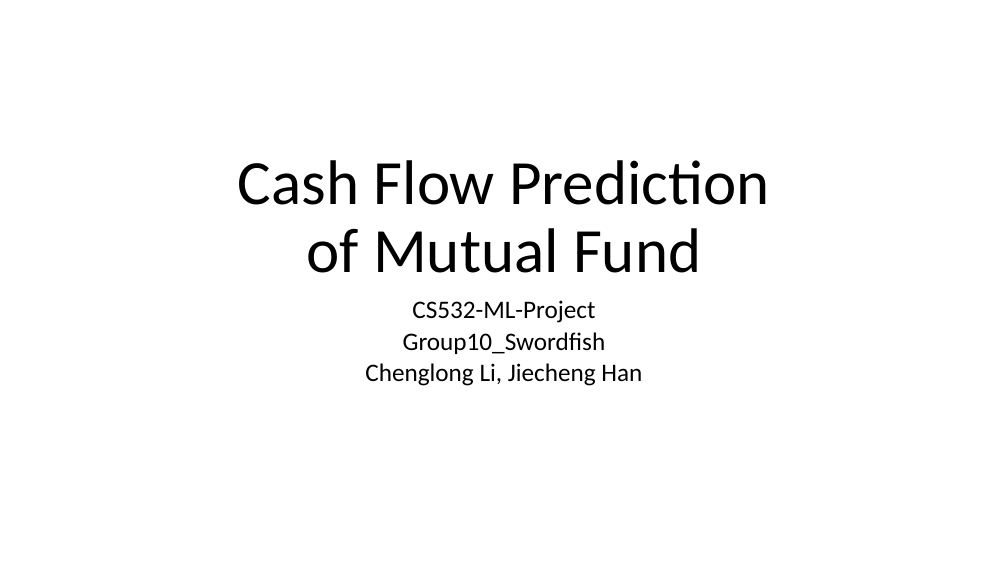
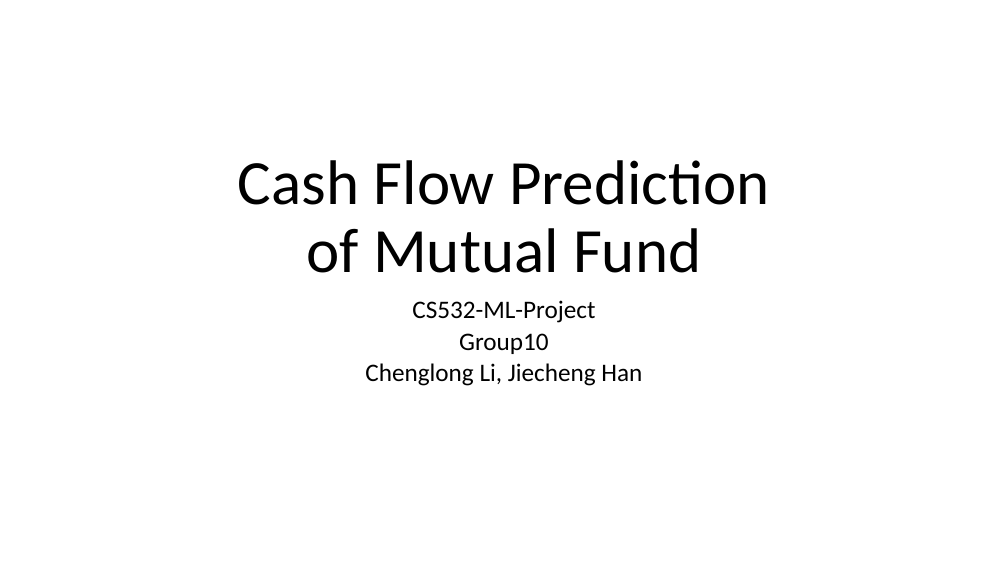
Before and after one commit to chenglong-li/cashflow_prediction, a slide deck: slide 1 of CashFlow of Mutual Fund.pptx. Drawn at 1008x567 pixels with LibreOffice and Linux fonts; fonts in the diff are those of the drawing. Boxes give left, top, right and bottom in pixels: in the first picture for what was removed or moved away, otherwise in the second. Text is boxed around its words. In the diff, an @@ line names an element or a change of style, - is before the commit and + after.

```diff
--- a/CashFlow of Mutual Fund.pptx
+++ b/CashFlow of Mutual Fund.pptx
@@ subtitle at bbox=[459, 333, 548, 354]: text changed @@
-Group10_Swordfish
+Group10
```
Also in this commit, not shown: 1 other slide changed, 1 slide added.
